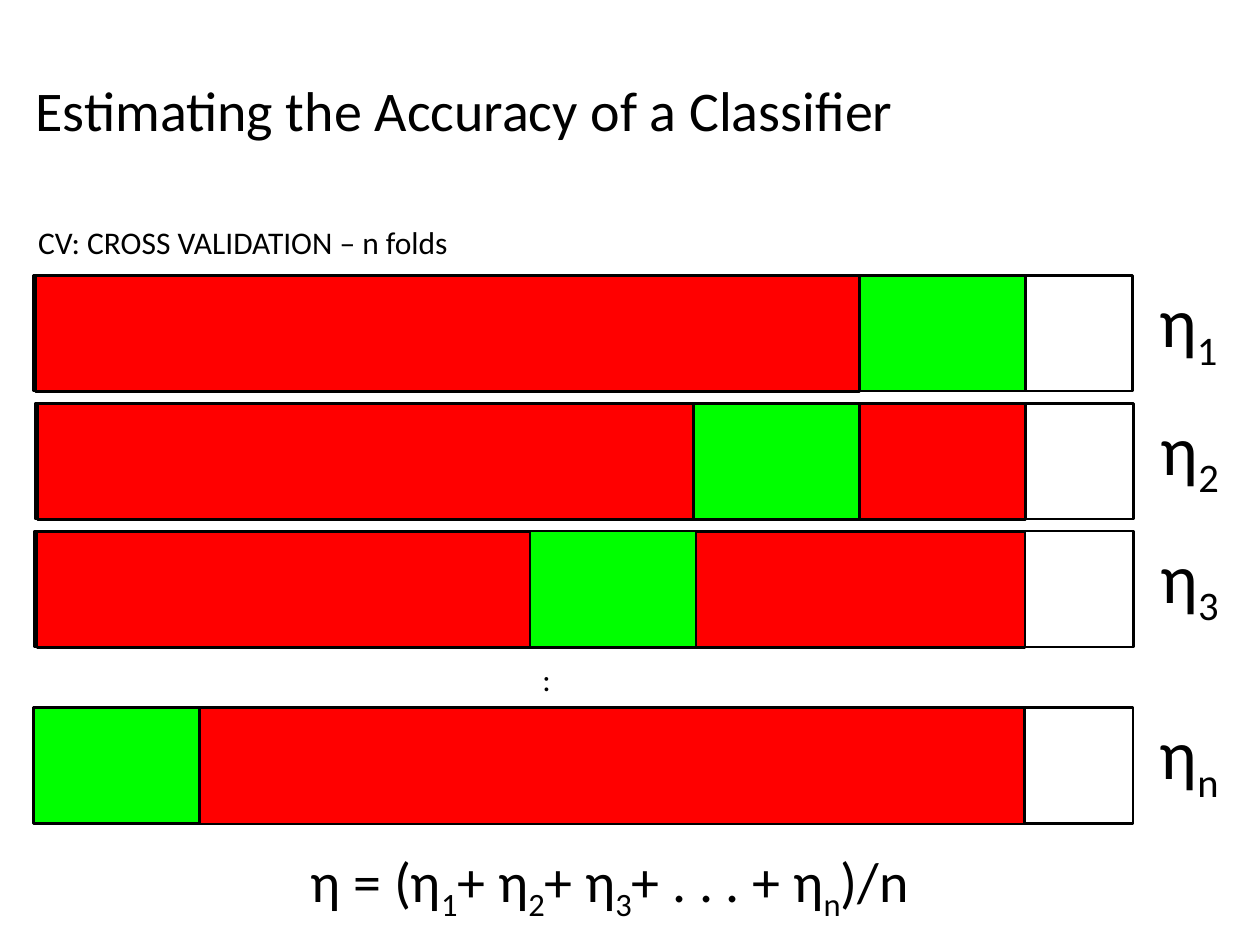
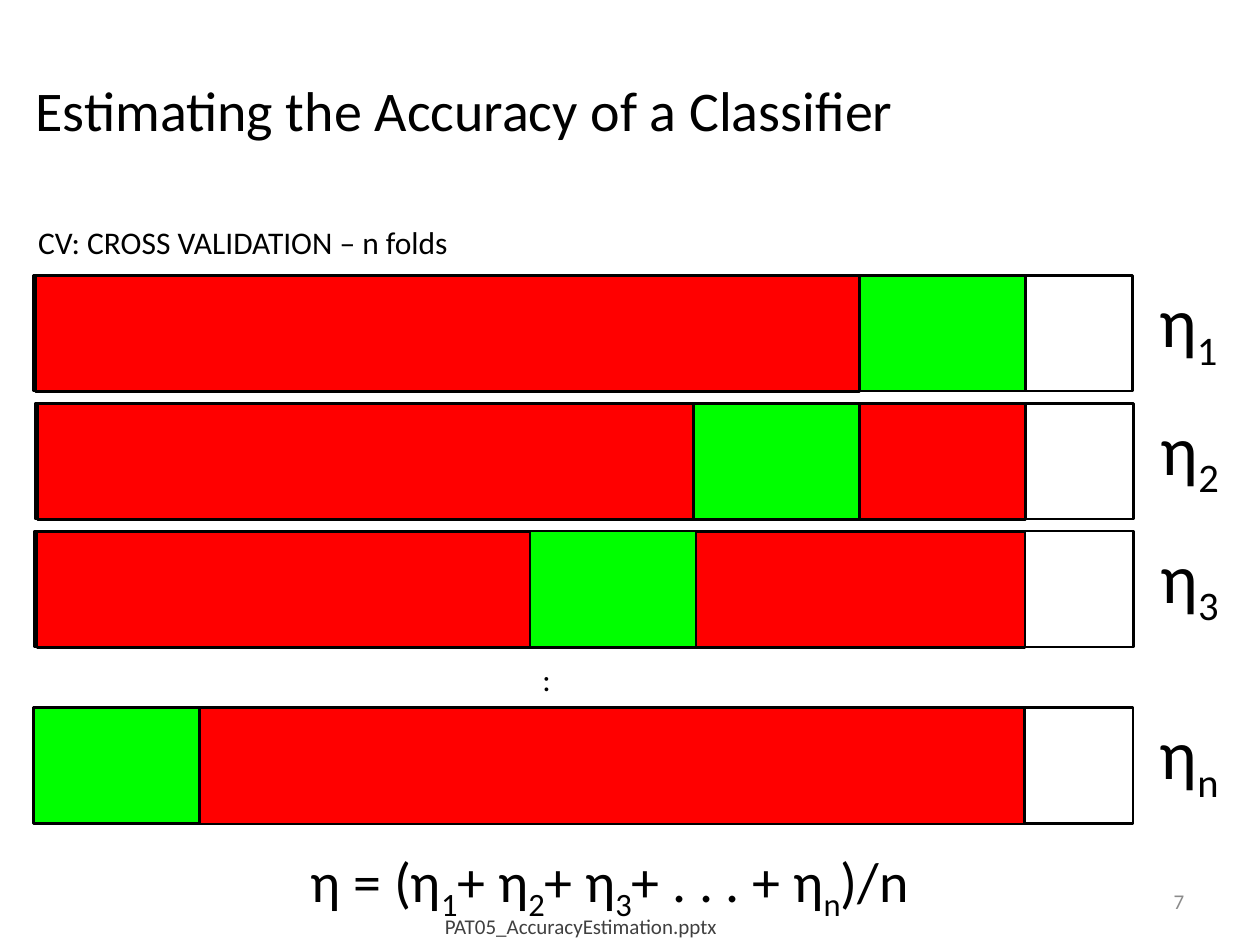
Before and after one commit to domingomery/patrones, a slide deck: slide 7 of clases/Cap05_Evaluacion/presentations/PAT05_AccuracyEstimation.pptx. Drawn at 1260x945 pixels with LibreOffice and Linux fonts; fonts in the diff are those of the drawing. Boxes give left, top, right and bottom in pixels: in the first picture for what was removed or moved away, otherwise in the second. Text is boxed around its words. In the diff, an @@ line names an element or a change of style, - is before the commit and + after.

```diff
--- a/clases/Cap05_Evaluacion/presentations/PAT05_AccuracyEstimation.pptx
+++ b/clases/Cap05_Evaluacion/presentations/PAT05_AccuracyEstimation.pptx
@@ page number added at <box>1174,895,1185,909</box>, 12 pt, text #8C8C8C @@
+7
@@ text added at <box>445,916,716,938</box>, 12 pt, text #404040 @@
+PAT05_AccuracyEstimation.pptx
```
Also in this commit, not shown: 10 other slides changed, 13 other files.
